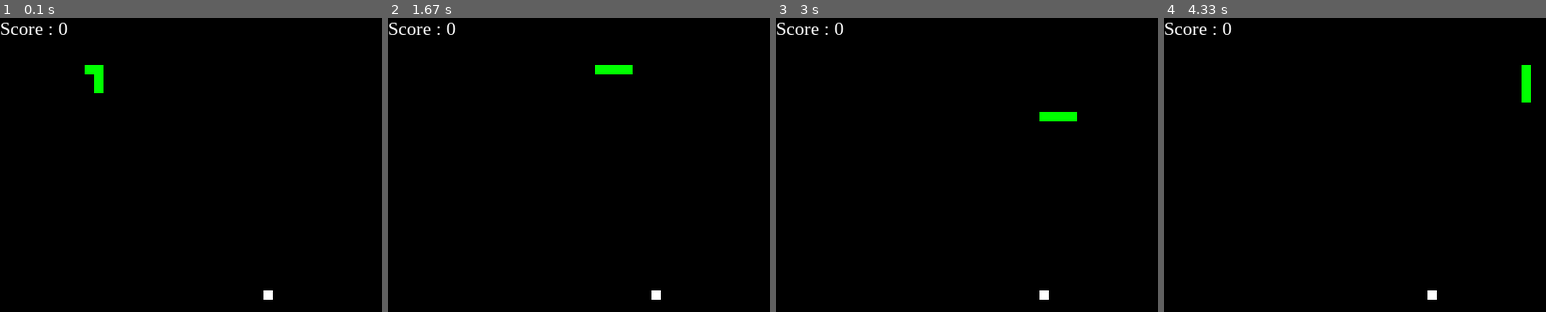
Above: before the commit, frames 1-4 (left to right).
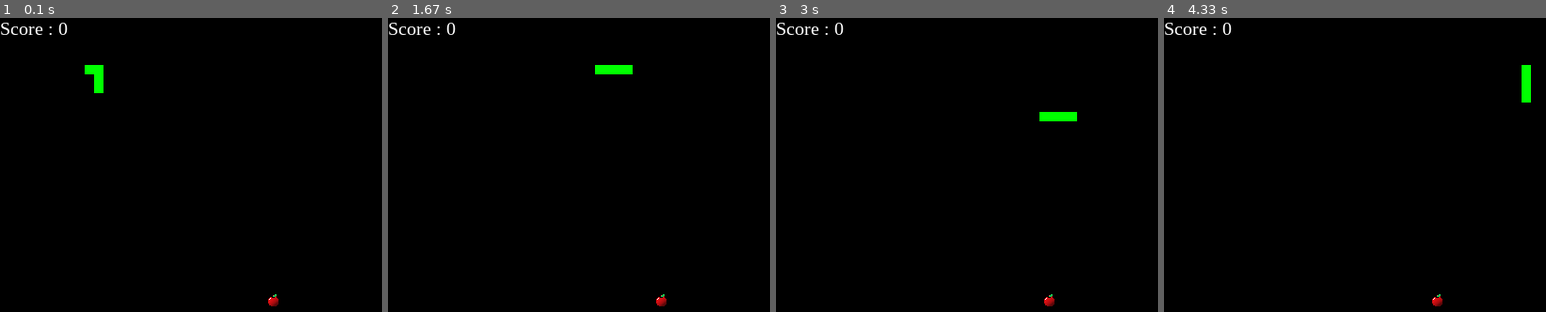
Above: after the commit, the same moments.

Repository: gavmilde/Snake-Game---Pygame
Game: pygame game, started from Snake Game/snake.py
Same seed, same stepped clock (60 frames per second), same inputs: the game is played once before the commit and once after it.
Inputs:
- Up to frame 1 (0.1 s): no input
- Up to frame 2 (1.67 s): hold Right 0.33-0.8 s; hold Up 0.83-1.13 s; hold Right 1.17-1.63 s
- Up to frame 3 (3 s): hold Down 2.23-2.53 s; hold Left 2.57-2.97 s
- Up to frame 4 (4.33 s): hold Up 3-3.37 s; hold Right 3.4-4.03 s; hold Down from 4.07 s (still down)

The runs differ from the first frame. In frame 1, 0.1% of the frame differs, in the area x 68-73%, y 92-99%; in frame 2, 0.1%; in frame 3, 0.1%; in frame 4, 0.1%.

Commit message:
updated with fruit

Diff:
--- a/Snake Game/snake.py
+++ b/Snake Game/snake.py
@@ -8,6 +8,21 @@
 # Window size
 window_x = 720
 window_y = 480
+
+# load fruit image
+
+
+
+fruit_size = 20
+
+fruit_hitbox_size = 30
+
+fruit = pygame.image.load("/Users/hamid/Documents/GitHub/Snake-Game---Pygame/Snake Game/—Pngtree—summer cartoon fruit apple png_3939961.png")
+
+fruit = pygame.transform.scale(fruit, (20, 20))
+
+
+
 
 # defining colors
 black = pygame.Color(0, 0, 0)
@@ -156,8 +171,12 @@
 	for pos in snake_body:
 		pygame.draw.rect(game_window, green,
 						pygame.Rect(pos[0], pos[1], 10, 10))
-	pygame.draw.rect(game_window, white, pygame.Rect(
-		fruit_position[0], fruit_position[1], 10, 10))
+	game_window.blit(fruit, (fruit_position[0], fruit_position[1]))
+
+
+
+
+
 
 	# Game Over conditions
 	if snake_position[0] < 0 or snake_position[0] > window_x-10:
Binary file added: Snake Game/—Pngtree—summer cartoon fruit apple png_3939961.png
